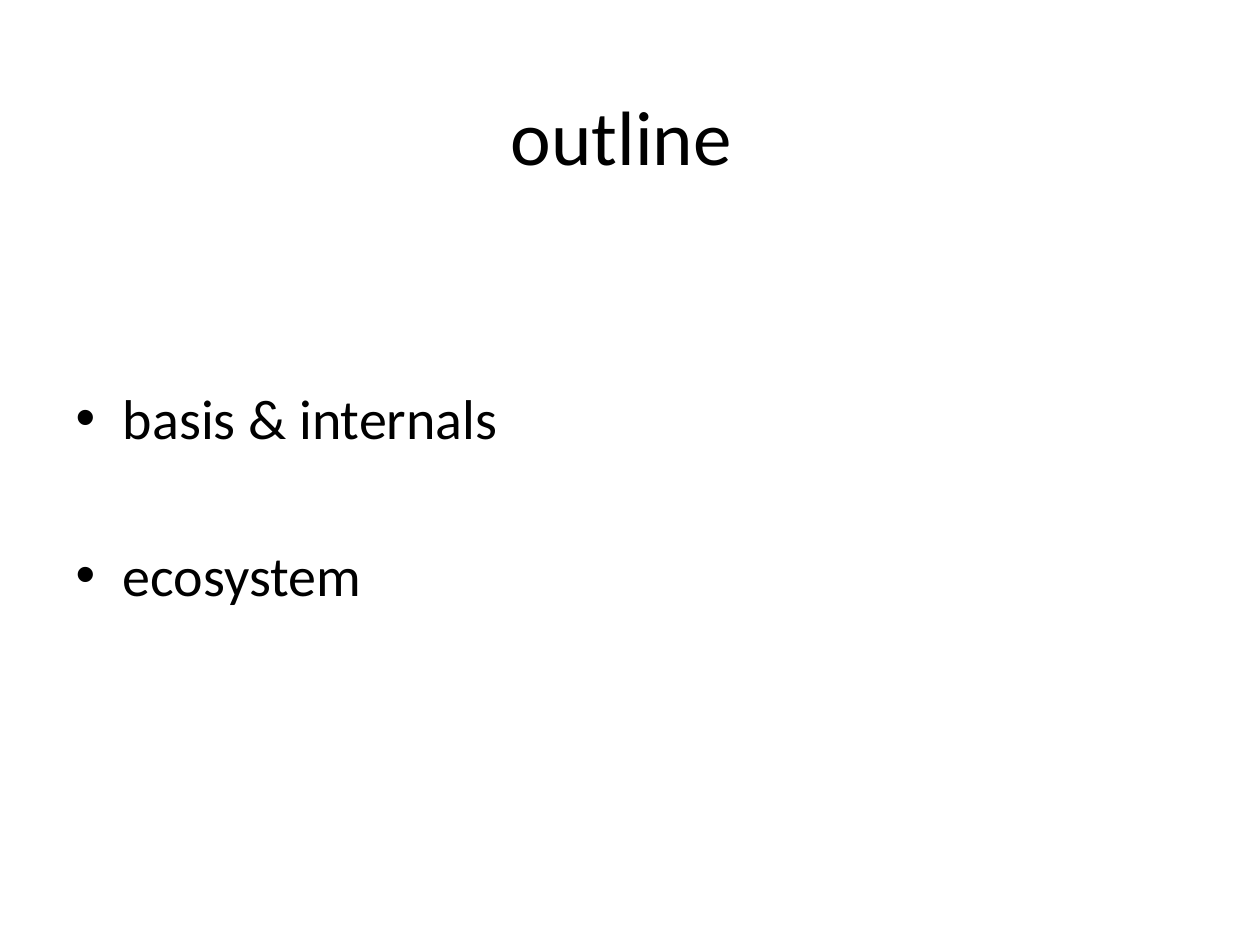
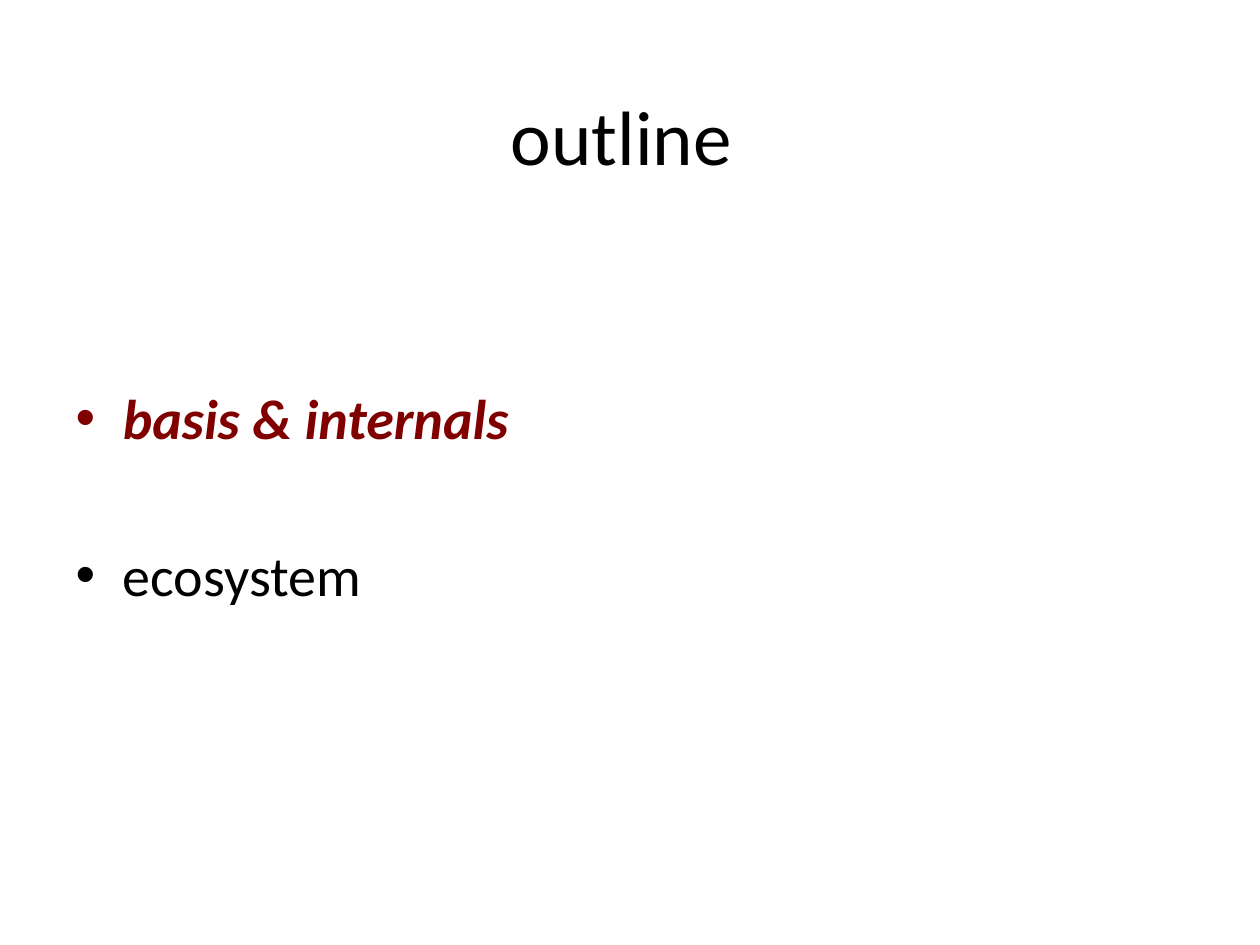
Before and after one commit to CrazyJvm/myslide, a slide deck: slide 2 of SACC2014/SACC2014.pptx. Drawn at 1260x945 pixels with LibreOffice and Linux fonts; fonts in the diff are those of the drawing; background and template pictures are left out. Boxes give left, top, right and bottom in pixels: in the first picture for what was removed or moved away, otherwise in the second. Text is boxed around its words. In the diff, an @@ line names an element or a change of style, - is before the commit and + after.

Commit message:
fix typo and add outline

```diff
--- a/SACC2014/SACC2014.pptx
+++ b/SACC2014/SACC2014.pptx
@@ text at bbox=[123, 399, 509, 440]: text colour #000000 to #800000, bold on, italic on in "basis & internals" @@
```
Also in this commit, not shown: 1 other slide changed, 1 slide added.
